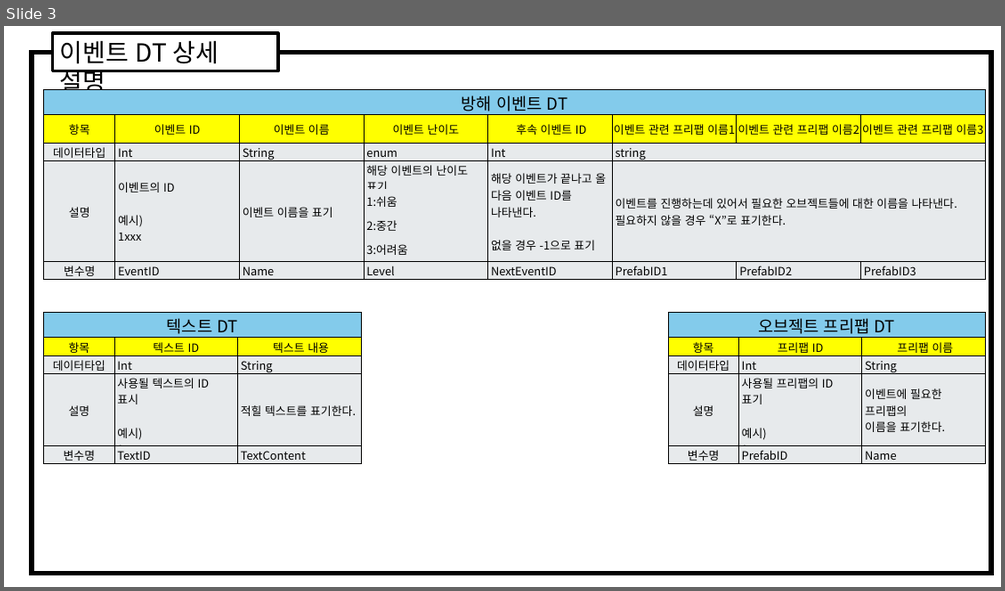
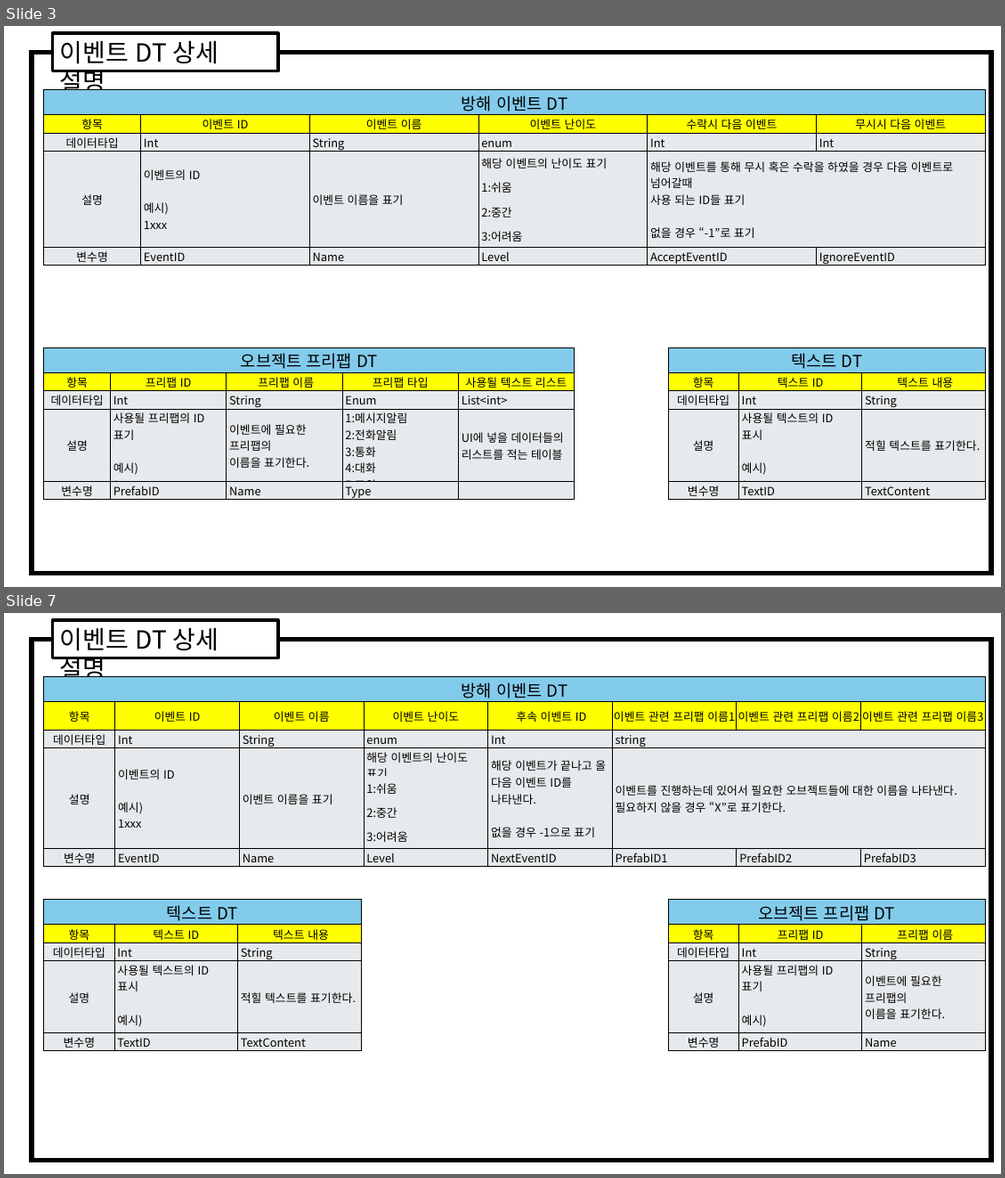
Before and after one commit to weariness00/Mandle_10Minute_Game, a slide deck: document/데이터테이블 문서.pptx. Shown one above the other, each under a label of ours: slide 3 before the commit, slides 3 and 7 after it; the slides between them are not shown. The pictures are 1005x591 and 1005x1178 pixels, drawn with LibreOffice and Linux fonts; fonts in the diff are those of the drawing. Boxes give left, top, right and bottom in pixels: in the first picture for what was removed or moved away, otherwise in the second. Text is boxed around its words. In the diff, an @@ line names an element or a change of style, - is before the commit and + after.

Commit message:
DT문서 및 메인메뉴 UI 기획 추가_20250208
- DT문서 예시 추가
- 메인메뉴 UI메뉴 추가

```diff
--- a/document/데이터테이블 문서.pptx
+++ b/document/데이터테이블 문서.pptx
@@ slide 3 added at [4,26,1001,587], background #FFFFFF @@
@@ rectangle added at [32,52,992,573], fill #FFFFFF, outline #000000 4.5 pt @@
@@ rectangle added at [53,33,278,70], fill #FFFFFF, outline #000000 3 pt, 24 pt, text #000000 @@
+이벤트 DT 상세 설명
@@ table added at [44,89,986,269], 8 rows, 6 columns @@
+방해 이벤트 DT |  |  |  |  | 
+항목 | 이벤트 ID | 이벤트 이름 | 이벤트 난이도 | 수락시 다음 이벤트 | 무시시 다음 이벤트
+데이터타입 | Int | String | enum | Int | Int
+설명 | 이벤트의 ID / 예시) / 1xxx | 이벤트 이름을 표기 | 해당 이벤트의 난이도 표기 | 해당 이벤트를 통해 무시 혹은 수락을 하였을 경우 다음 이벤트로 넘어갈때 / 사용 되는 ID들 표기 / 없을 경우 “-1”로 표기 | 
+ |  |  | 1:쉬움 |  | 
+ |  |  | 2:중간 |  | 
+ |  |  | 3:어려움 |  | 
+변수명 | EventID | Name | Level | AcceptEventID | IgnoreEventID
@@ table added at [44,347,574,503], 5 rows, 5 columns @@
+오브젝트 프리팹 DT |  |  |  | 
+항목 | 프리팹 ID | 프리팹 이름 | 프리팹 타입 | 사용될 텍스트 리스트
+데이터타입 | Int | String | Enum | List<int>
+설명 | 사용될 프리팹의 ID / 표기 / 예시) / 3xxx | 이벤트에 필요한 프리팹의 / 이름을 표기한다. | 1:메시지알림 / 2:전화알림 / 3:통화 / 4:대화 / 5:그외 | UI에 넣을 데이터들의 / 리스트를 적는 테이블
+변수명 | PrefabID | Name | Type | 
@@ table added at [668,347,986,503], 5 rows, 3 columns @@
+텍스트 DT |  | 
+항목 | 텍스트 ID | 텍스트 내용
+데이터타입 | Int | String
+설명 | 사용될 텍스트의 ID / 표시 / 예시) / 3xxx | 적힐 텍스트를 표기한다.
+변수명 | TextID | TextContent
@@ what was slide 3 is now slide 7 @@
```
Also in this commit, not shown: 4 other slides added, 1 slide removed, 4 other files.
